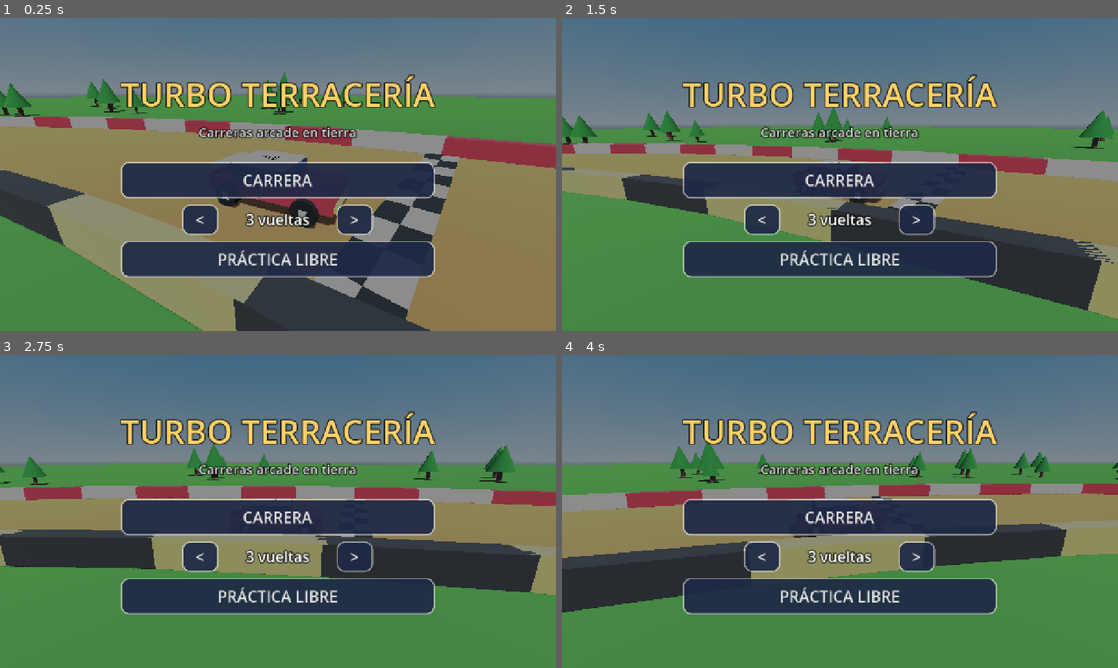
Above: before the commit, frames 1-4 (two rows, left to right).
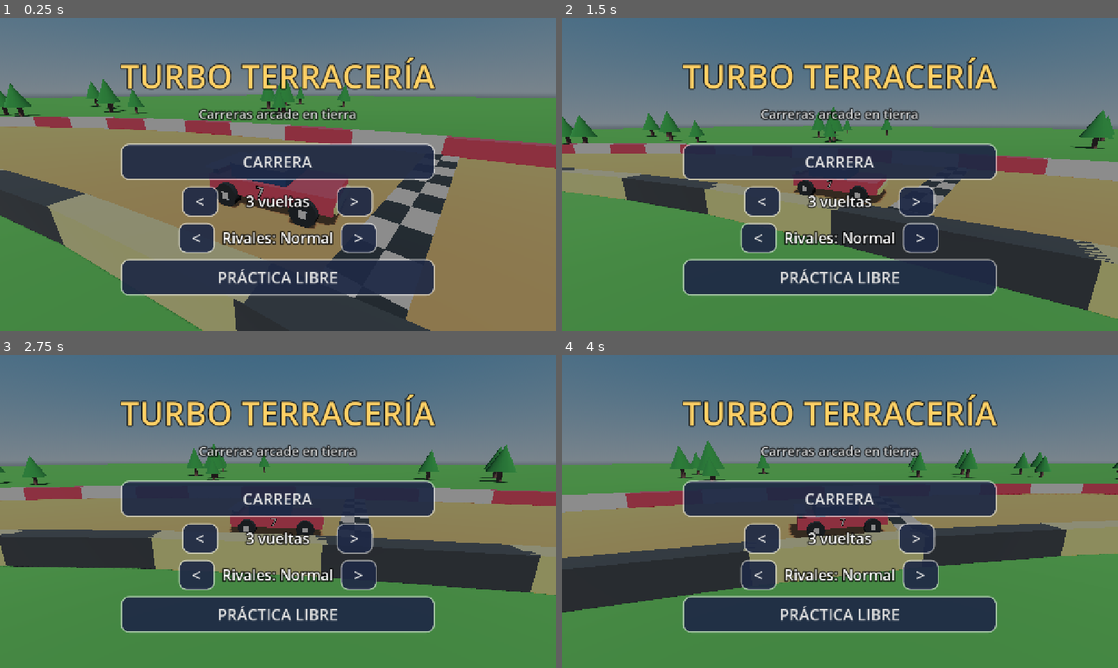
Above: after the commit, the same moments.

Repository: nasari1988/turbo-terraceria
Game: Godot game, scene res://scenes/main.tscn
Same seed, same stepped clock (60 frames per second), same inputs: the game is played once before the commit and once after it.
Inputs:
- Up to frame 1 (0.25 s): no input
- Up to frame 2 (1.5 s): hold D (derecha) 0.53-1.28 s; hold W (acelerar) 0.53-1.28 s; tap Space at 0.77 s; hold Down from 1.28 s (still down); tap S (frenar) at 1.35 s
- Up to frame 3 (2.75 s): tap Space at 1.52 s; release Down at 2.03 s; hold D (derecha) from 2.03 s (still down); tap R (reiniciar) at 2.1 s
- Up to frame 4 (4 s): release D (derecha) at 2.78 s; hold Up 2.78-3.53 s; tap P at 2.85 s; tap Space at 3.02, 3.77 s; hold A (izquierda) from 3.53 s (still down); hold W (acelerar) from 3.53 s (still down)

The runs differ from the first frame. In frame 1, 21% of the frame differs, in the area x 21-79%, y 12-89%; in frame 2, 21%; in frame 3, 22%; in frame 4, 22%.

Commit message:
Menú: selector de dificultad de rivales (Fácil/Normal/Difícil), guardado junto con las vueltas
Co-Authored-By: Claude Opus 5.5 <noreply@anthropic.com>
Claude-Session: https://claude.ai/code/session_01JJstABNGxWC8pL9Fu4gGr9

Diff:
--- a/scripts/menu.gd
+++ b/scripts/menu.gd
@@ -11,6 +11,8 @@
 var _results_title: Label
 var _laps_label: Label
 var _laps := 3
+var _difficulty_label: Label
+const SETTINGS_PATH := "user://ajustes.cfg"
 const LAP_OPTIONS := [1, 3, 5, 10]
 
 
@@ -61,7 +63,20 @@
 	laps_row.add_child(_laps_label)
 	laps_row.add_child(_small_button(">", func(): _change_laps(1)))
 	_main.add_child(laps_row)
+
+	var diff_row := HBoxContainer.new()
+	diff_row.alignment = BoxContainer.ALIGNMENT_CENTER
+	diff_row.add_theme_constant_override("separation", 16)
+	diff_row.add_child(_small_button("<", func(): _change_difficulty(-1)))
+	_difficulty_label = _label("", 34)
+	_difficulty_label.custom_minimum_size = Vector2(240, 0)
+	diff_row.add_child(_difficulty_label)
+	diff_row.add_child(_small_button(">", func(): _change_difficulty(1)))
+	_main.add_child(diff_row)
+
+	_load_settings()
 	_change_laps(0)
+	_change_difficulty(0)
 
 	_main.add_child(_button("PRÁCTICA LIBRE", func(): _start(race.Mode.PRACTICE)))
 
@@ -133,11 +148,36 @@
 	race.start(mode, _laps)
 
 
+func _change_difficulty(step: int) -> void:
+	race.difficulty = clampi(race.difficulty + step, 0, race.DIFFICULTIES.size() - 1)
+	var colors := [Color("8ef58e"), Color.WHITE, Color("ff6b6b")]
+	_difficulty_label.text = "Rivales: " + race.DIFFICULTIES[race.difficulty].name
+	_difficulty_label.add_theme_color_override("font_color", colors[race.difficulty])
+	if step != 0:
+		_save_settings()
+
+
+func _load_settings() -> void:
+	var cfg := ConfigFile.new()
+	if cfg.load(SETTINGS_PATH) == OK:
+		_laps = cfg.get_value("carrera", "vueltas", 3)
+		race.difficulty = cfg.get_value("carrera", "dificultad", 1)
+
+
+func _save_settings() -> void:
+	var cfg := ConfigFile.new()
+	cfg.set_value("carrera", "vueltas", _laps)
+	cfg.set_value("carrera", "dificultad", race.difficulty)
+	cfg.save(SETTINGS_PATH)
+
+
 func _change_laps(step: int) -> void:
 	var i := LAP_OPTIONS.find(_laps)
 	i = clampi(i + step, 0, LAP_OPTIONS.size() - 1)
 	_laps = LAP_OPTIONS[i]
 	_laps_label.text = "%d vuelta%s" % [_laps, "" if _laps == 1 else "s"]
+	if step != 0:
+		_save_settings()
 
 
 func _open_pause() -> void:
--- a/scripts/race.gd
+++ b/scripts/race.gd
@@ -23,12 +23,21 @@
 ]
 const COUNTDOWN_TIME := 3.0
 
+## Dificultad: multiplica la potencia de los rivales y cambia qué tanto
+## arriesgan con el atajo y cuánta ayuda reciben al quedarse atrás.
+const DIFFICULTIES := [
+	{"name": "Fácil", "power": 0.88, "shortcut": 0.15, "catch_up": 1.02},
+	{"name": "Normal", "power": 1.0, "shortcut": 0.4, "catch_up": 1.06},
+	{"name": "Difícil", "power": 1.06, "shortcut": 0.6, "catch_up": 1.1},
+]
+
 var track: Node3D
 var player: Node3D
 var cars: Array = []          # el jugador siempre es cars[0]
 var state := State.MENU
 var mode := Mode.RACE
 var laps := 3
+var difficulty := 1
 
 var countdown := 0.0
 var race_time := 0.0
@@ -62,14 +71,15 @@
 			c.display_name = r.name
 			c.number = r.number
 			c.body_color = r.color
-			c.power = r.power
+			c.power = r.power * DIFFICULTIES[difficulty].power
 			c.use_player_input = false
 			c.track = track
 			c.respawn_callback = respawn_on_track
 			get_parent().add_child(c)
 			_rivals.append(c)
 			cars.append(c)
-			_add_driver(c, (i % 3 - 1) * 2.5)
+			var d := _add_driver(c, (i % 3 - 1) * 2.5)
+			d.shortcut_chance = DIFFICULTIES[difficulty].shortcut
 
 	# Parrilla: el jugador sale al final para tener a quién rebasar.
 	var order := cars.slice(1)
@@ -113,7 +123,7 @@
 	_rivals.clear()
 
 
-func _add_driver(c: Node3D, lane: float) -> void:
+func _add_driver(c: Node3D, lane: float) -> Node:
 	var d := AIDriver.new()
 	d.car = c
 	d.track = track
@@ -121,6 +131,7 @@
 	d.cars = cars
 	add_child(d)
 	_drivers.append(d)
+	return d
 
 
 func _set_state(s: int) -> void:
@@ -193,9 +204,9 @@
 func _rubber_band() -> void:
 	for i in _rivals.size():
 		var r: Node3D = _rivals[i]
-		var base: float = RIVALS[i].power
+		var base: float = RIVALS[i].power * DIFFICULTIES[difficulty].power
 		var gap: float = r.race_progress - player.race_progress
-		r.power = base * clampf(1.0 - gap * 0.02, 0.94, 1.06)
+		r.power = base * clampf(1.0 - gap * 0.02, 0.94, DIFFICULTIES[difficulty].catch_up)
 
 
 # ---------------------------------------------------------------- datos
